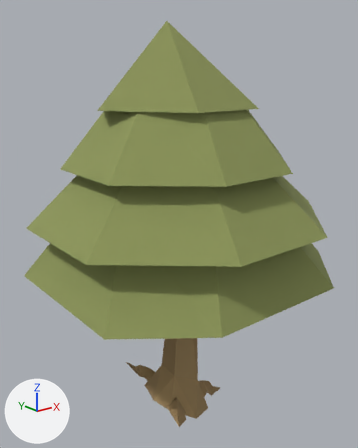
What one commit did to the OBJ model public/models/tree/tree.obj.
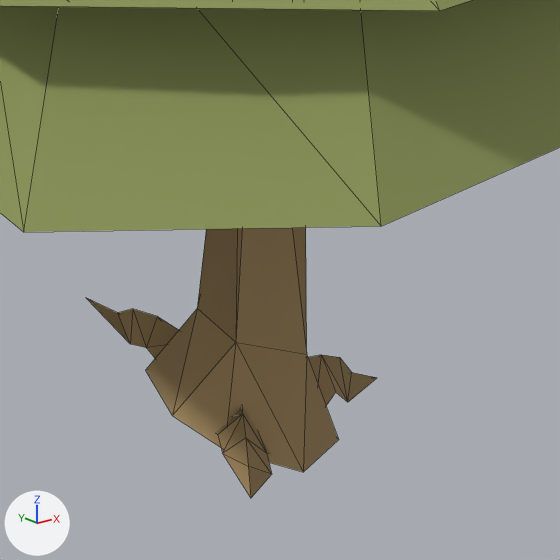
Each version is shown whole from a 50 mm camera at (-275.0, -344.0, 335.0) aimed at (3.0, 3.0, 196.0), then close up on the part from 27% to 79% of the width and 59% to 100% of the height. Arrows for +X, +Y and +Z are at lower left; the lights stay in place. The last two pictures show the newer version. The close-ups show mesh edges as thin lines. Where no turn or scale is listed for an object, it has been applied to the vertices.

The first close-up shows 'Object Tree 2026-09-12_20-30-59'.
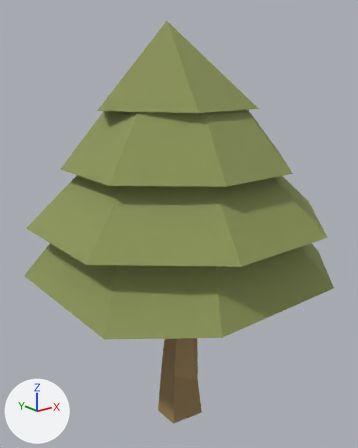
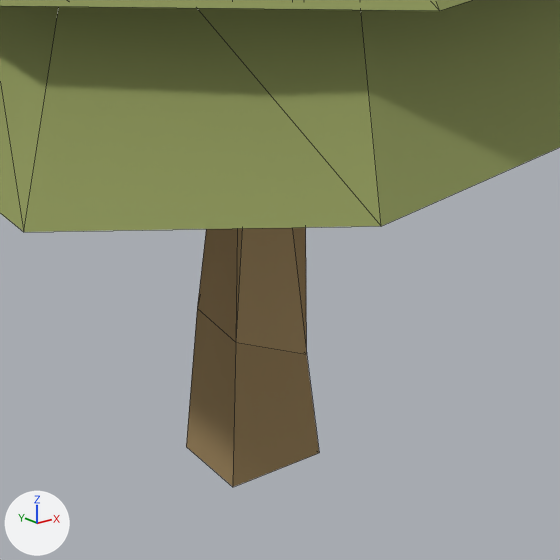
Commit message: Flat tree bases for all 6 trees (Model Man)

The change, as a diff of the scene's bpy script:
```diff
--- a/public/models/tree/tree.obj.py
+++ b/public/models/tree/tree.obj.py
@@ me_object_tree_2026_09_12_20_30_59 @@
-me_object_tree_2026_09_12_20_30_59.from_pydata(...)  # 118 vertices, 128 faces; spans x -128.0..128.0, y -128.0..128.0, z -7.0..372.0
+me_object_tree_2026_09_12_20_30_59.from_pydata(...)  # 81 vertices, 85 faces; spans x -128.0..128.0, y -128.0..128.0, z -7.0..372.0
+# me_object_tree_2026_09_12_20_30_59 part 1: the loose piece of 11 vertices spanning x -29.0..2.0, y 14.0..56.0, z 7.0..35.0 is deleted
+# me_object_tree_2026_09_12_20_30_59 part 2: the loose piece of 11 vertices spanning x 18.0..61.0, y -12.0..12.0, z -7.0..19.0 is deleted
+# me_object_tree_2026_09_12_20_30_59 part 3: the loose piece of 11 vertices spanning x -35.0..-2.0, y -45.0..-4.0, z 2.0..28.0 is deleted
+# me_object_tree_2026_09_12_20_30_59 part 4
+# 4 vertices are removed from x -32.0..25.0, y -29.0..34.0, z -3.0..20.0
+# 12 faces are deleted
+# 4 vertices move from x -28.0..21.0, y -23.0..23.0, z -1.0..24.0 to x -17.0..16.0, y -18.0..14.0, z -7.0
+# 5 new faces join them, mat_c45 (brown #9a8158)
 me_object_tree_2026_09_12_20_30_59.materials.append(mat_c0)
@@ me_object_tree_2026_09_12_20_30_59 @@
 me_object_tree_2026_09_12_20_30_59.materials.append(mat_c8)
-me_object_tree_2026_09_12_20_30_59.materials.append(mat_c9)  # brown #987f58
-me_object_tree_2026_09_12_20_30_59.materials.append(mat_c10)  # brown #9f845c
-me_object_tree_2026_09_12_20_30_59.materials.append(mat_c11)  # brown #9c825a
-me_object_tree_2026_09_12_20_30_59.materials.append(mat_c12)  # brown #947a55
-me_object_tree_2026_09_12_20_30_59.materials.append(mat_c13)  # brown #85704d
-me_object_tree_2026_09_12_20_30_59.materials.append(mat_c14)  # brown #88714d
 me_object_tree_2026_09_12_20_30_59.materials.append(mat_c15)
-me_object_tree_2026_09_12_20_30_59.materials.append(mat_c16)  # brown #776242
-me_object_tree_2026_09_12_20_30_59.materials.append(mat_c17)  # brown #7f6947
-me_object_tree_2026_09_12_20_30_59.materials.append(mat_c18)  # brown #826c49
 me_object_tree_2026_09_12_20_30_59.materials.append(mat_c19)
-me_object_tree_2026_09_12_20_30_59.materials.append(mat_c20)  # brown #8f7751
 me_object_tree_2026_09_12_20_30_59.materials.append(mat_c21)
@@ me_object_tree_2026_09_12_20_30_59 @@
 me_object_tree_2026_09_12_20_30_59.materials.append(mat_c33)
-me_object_tree_2026_09_12_20_30_59.materials.append(mat_c34)  # brown #8a724f
-me_object_tree_2026_09_12_20_30_59.materials.append(mat_c35)  # brown #9a815a
-me_object_tree_2026_09_12_20_30_59.materials.append(mat_c36)  # brown #a1875d
-me_object_tree_2026_09_12_20_30_59.materials.append(mat_c37)  # brown #aa8f63
-me_object_tree_2026_09_12_20_30_59.materials.append(mat_c38)  # brown #9b825a
-me_object_tree_2026_09_12_20_30_59.materials.append(mat_c39)  # brown #8b734f
-me_object_tree_2026_09_12_20_30_59.materials.append(mat_c40)  # brown #816c49
 me_object_tree_2026_09_12_20_30_59.materials.append(mat_c41)
-me_object_tree_2026_09_12_20_30_59.materials.append(mat_c42)  # brown #705d3d
-me_object_tree_2026_09_12_20_30_59.materials.append(mat_c43)  # brown #89724d
-me_object_tree_2026_09_12_20_30_59.materials.append(mat_c44)  # brown #786342
 me_object_tree_2026_09_12_20_30_59.materials.append(mat_c45)
-me_object_tree_2026_09_12_20_30_59.materials.append(mat_c46)  # brown #9c835a
-me_object_tree_2026_09_12_20_30_59.materials.append(mat_c47)  # brown #a78c62
-me_object_tree_2026_09_12_20_30_59.materials.append(mat_c48)  # brown #a4895f
-me_object_tree_2026_09_12_20_30_59.materials.append(mat_c49)  # brown #998058
-me_object_tree_2026_09_12_20_30_59.materials.append(mat_c50)  # brown #87704d
-me_object_tree_2026_09_12_20_30_59.materials.append(mat_c51)  # brown #9d835c
-me_object_tree_2026_09_12_20_30_59.materials.append(mat_c52)  # brown #a1865d
-me_object_tree_2026_09_12_20_30_59.materials.append(mat_c53)  # brown #9f855c
-me_object_tree_2026_09_12_20_30_59.materials.append(mat_c54)  # brown #927955
-me_object_tree_2026_09_12_20_30_59.materials.append(mat_c55)  # brown #997f58
-me_object_tree_2026_09_12_20_30_59.materials.append(mat_c56)  # brown #9d825a
```

Boxes [x1, y1, x2, y2] around the edits, measured in the close-ups (560 x 560 px):
'Object Tree 2026-09-12_20-30-59', reshaped: before [0, 0, 560, 498]; after [0, 0, 560, 487]
part 1 of me_object_tree_2026_09_12_20_30_59, deleted (brown): before [87, 298, 179, 358]
part 2 of me_object_tree_2026_09_12_20_30_59, deleted (brown): before [308, 355, 377, 406]
part 3 of me_object_tree_2026_09_12_20_30_59, deleted (brown): before [215, 406, 272, 498]
part 4 of me_object_tree_2026_09_12_20_30_59, cut back: before [146, 309, 339, 472]; after [186, 309, 319, 487]
